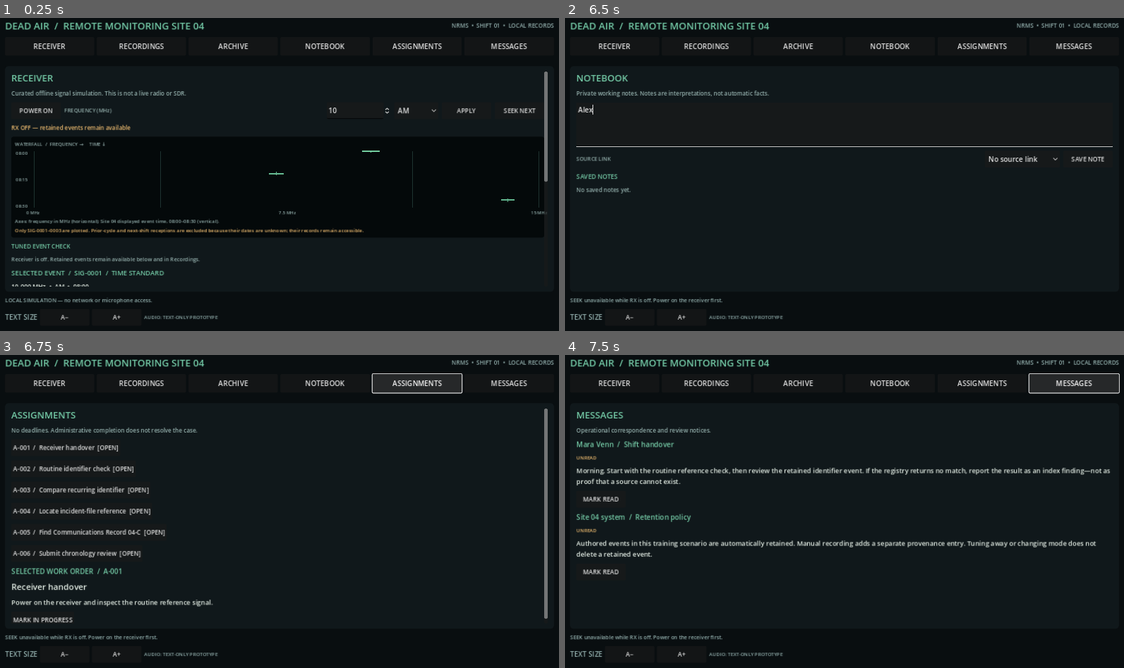
Above: before the commit, frames 1-4 (two rows, left to right).
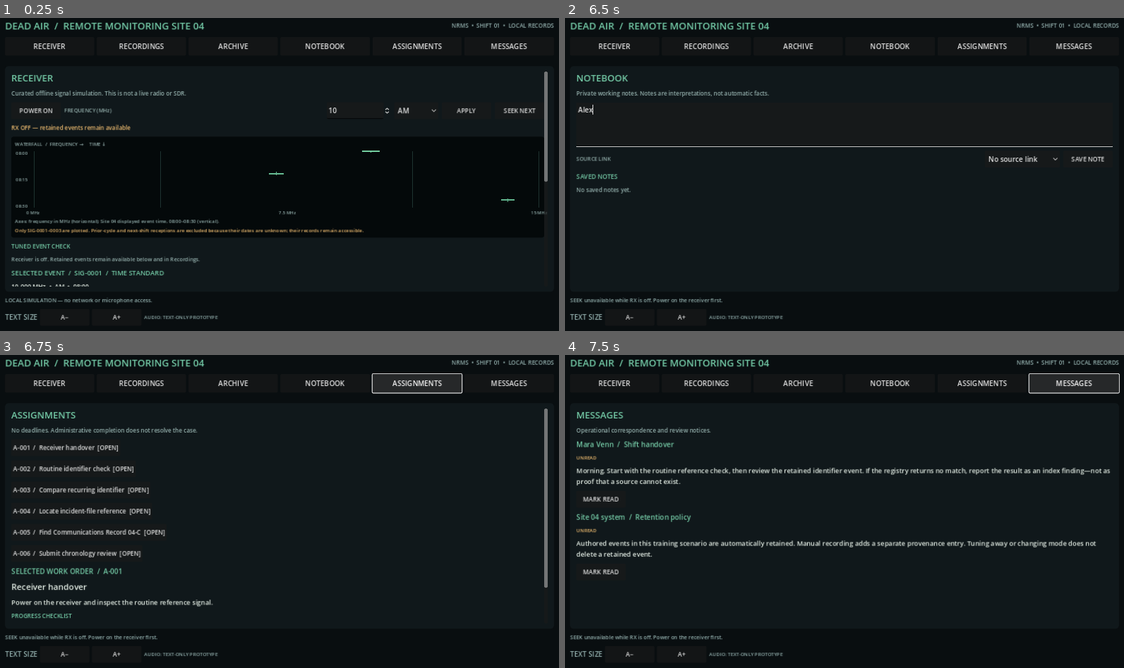
Above: after the commit, the same moments.

Repository: nuentoter/dead-air
Game: Godot game, scene res://scenes/main.tscn
The game is run twice, just before and just after one commit, with the same random seed, the same clock (stepped at 60 frames per second) and the same inputs.
Inputs (mouse positions are in pixels of both pictures, inside the frame that each line leads up to):
- Up to frame 1 (0.25 s): no input
- Up to frame 2 (6.5 s): click "SEEK NEXT" at 0.5 s; click "SEEK NEXT" at 1.25 s; click "RECEIVER" at 2 s; click "RECORDINGS" at 2.75 s; click "ARCHIVE" at 3.5 s; click (794, 111) at 4.27 s; type "Alex" at 4.35 s; click "NOTEBOOK" at 5 s; click (844, 124) at 5.77 s; type "Alex" at 5.85 s
- Up to frame 3 (6.75 s): click "ASSIGNMENTS" at 6.5 s
- Up to frame 4 (7.5 s): click "MESSAGES" at 7.25 s

Frames 1-2 are identical in both runs. In frame 3, 0.3% of the frame differs, in the area x 2-98%, y 74-86%; in frame 4, nothing differs.

Commit message:
Show evidence-driven assignment checklists

Diff:
--- a/scripts/main.gd
+++ b/scripts/main.gd
@@ -638,6 +638,7 @@
 	_add_text("SELECTED WORK ORDER  /  " + selected_assignment_id, 16, ACCENT)
 	_add_text(String(assignment.get("title", "")), 19, TEXT)
 	_add_text(String(assignment.get("description", "")), 15, TEXT)
+	_draw_assignment_checklist(selected_assignment_id)
 	var action_row := _row()
 	var selected_status := String(game.data.get("assignments", {}).get(selected_assignment_id, "OPEN"))
 	var progress_button := _button("MARK IN PROGRESS", _mark_selected_assignment_in_progress, action_row)
@@ -705,6 +706,36 @@
 			_add_text("Recommended action: " + String(report.get("recommendation", "")), 12, MUTED)
 			_add_text("Source links: " + str(report.get("source_ids", [])), 12, MUTED)
 
+func _draw_assignment_checklist(assignment_id: String) -> void:
+	_add_text("PROGRESS CHECKLIST", 13, ACCENT)
+	var inspected: Array = game.data.get("inspected_event_ids", [])
+	var documents: Array = game.data.get("documents_read", [])
+	var assignments: Dictionary = game.data.get("assignments", {})
+	match assignment_id:
+		"A-001":
+			_checklist_item("Receiver powered on", bool(game.data.get("receiver_power", false)))
+			_checklist_item("Routine reference SIG-0001 inspected", inspected.has("SIG-0001"))
+		"A-002":
+			_checklist_item("An NR-041 reception inspected", inspected.has("SIG-0004") or inspected.has("SIG-0005"))
+			_checklist_item("Registry record M-02 opened", documents.has("M-02"))
+		"A-003":
+			_checklist_item("Prior-cycle reception SIG-0004 inspected", inspected.has("SIG-0004"))
+			_checklist_item("Next-shift reception SIG-0005 inspected", inspected.has("SIG-0005"))
+			_checklist_item("Comparison explicitly reviewed", String(assignments.get("A-003", "OPEN")) == "COMPLETED")
+		"A-004":
+			_checklist_item("Operations summary M-07 opened", documents.has("M-07"))
+			_checklist_item("Technical appendix M-08 opened", documents.has("M-08"))
+		"A-005":
+			_checklist_item("Technical appendix M-08 opened", documents.has("M-08"))
+			_checklist_item("Communications Record 04-C / M-09 opened", documents.has("M-09"))
+		"A-006":
+			for required_id in ["M-02", "M-05", "M-07", "M-08", "M-09"]:
+				_checklist_item(required_id + " opened", documents.has(required_id))
+			_checklist_item("Chronology review report submitted", not game.data.get("reports", []).is_empty())
+
+func _checklist_item(label: String, complete: bool) -> void:
+	_add_text(("DONE  /  " if complete else "OPEN  /  ") + label, 12, ACCENT if complete else MUTED)
+
 func _find_assignment(assignment_id: String) -> Dictionary:
 	for assignment in Catalog.ASSIGNMENTS:
 		if String(assignment.get("id", "")) == assignment_id:
--- a/tests/ui_flow_test.gd
+++ b/tests/ui_flow_test.gd
@@ -17,6 +17,8 @@
 	await process_frame
 	var game = instance.get("game")
 	var initial_report_count: int = game.data.get("reports", []).size()
+	if not _expect(_tree_contains_text(instance, "OPEN  /  M-02 opened"), "A-006 progress checklist should show unopened evidence before review."):
+		return
 	instance.call("_submit_report")
 	assert(game.data.get("reports", []).size() == initial_report_count, "A-006 should block submission until required records are reviewed.")
 	instance.call("_on_nav_pressed", "Receiver")
@@ -33,6 +35,8 @@
 	instance.call("_on_nav_pressed", "Assignments")
 	instance.call("_select_assignment", "A-006")
 	await process_frame
+	if not _expect(_tree_contains_text(instance, "DONE  /  M-02 opened"), "A-006 checklist did not reflect reviewed evidence."):
+		return
 	instance.call("_on_report_source_toggled", false, "SIG-0004")
 	instance.call("_on_report_source_toggled", false, "SIG-0005")
 	instance.call("_on_report_source_toggled", false, "M-02")
Not shown, changed: README.md
Not shown, changed: docs/IMPLEMENTATION_STATUS.md
